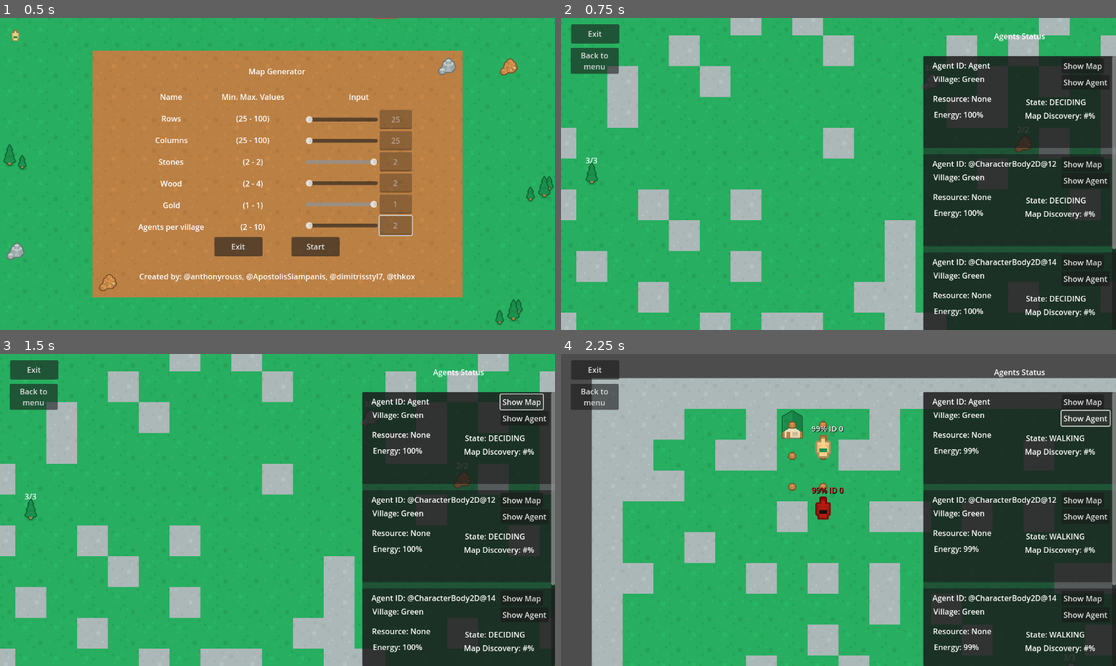
Above: before the commit, frames 1-4 (two rows, left to right).
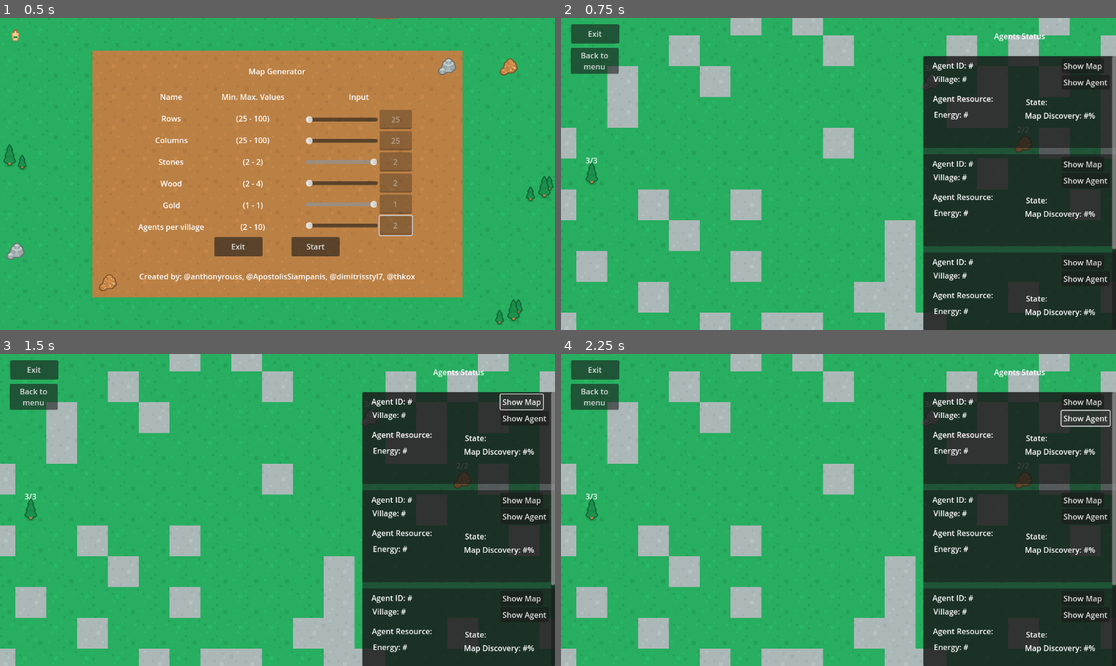
Above: after the commit, the same moments.

Repository: ApostolisSiampanis/intelligent-agents
Game: Godot game, scene res://scenes/input_screen.tscn
Same seed, same stepped clock (60 frames per second), same inputs: the game is played once before the commit and once after it.
Inputs:
- Up to frame 1 (0.5 s): no input
- Up to frame 2 (0.75 s): click "Start" at 0.5 s
- Up to frame 3 (1.5 s): click "Show Map" at 1.25 s
- Up to frame 4 (2.25 s): click "Show Agent" at 2 s

Frame 1 is identical in both runs. In frame 2, 1.3% of the frame differs, in the area x 66-95%, y 14-95%; in frame 3, 1.3%; in frame 4, 42%, in the area x 0-100%, y 0-100%.
Error after the commit: Parse Error: Could not find type "Village" in the current scope. (res://scripts/agent.gd:64)

Commit message:
Refactor agent
- Create chromosome class
- Utilize CommonVariables.TileType enum

Co-Authored-By: Apostolis Siampanis <75365398+ApostolisSiampanis@users.noreply.github.com>

Diff:
--- a/scripts/agent.gd
+++ b/scripts/agent.gd
@@ -1,43 +1,90 @@
 extends CharacterBody2D
 
+class_name Agent
+
+class Chromosome:
+	var bits: String
+	var energy_loss_value: int
+	var energy_gain_value: int
+	var speed: int
+	var wood_carry_capacity: int
+	var stone_carry_capacity: int
+	var gold_carry_capacity: int
+
+	func _init(bits: String):
+		self.bits = bits
+		decode()
+
+	func decode():
+		"""
+			Method to decode chromosome and initialize its state
+		"""
+
+		energy_loss_value = 1 if bits[1] == "0" else 2
+		energy_gain_value = 5 if bits[2] == "0" else 10
+		speed = 300 if bits[3] == "0" else 350
+		gold_carry_capacity = 1 if get_carry_capacity_bits(Village.ResourceType.GOLD) == "0" else 3
+
+		var wood_bits = get_carry_capacity_bits(Village.ResourceType.WOOD)
+		match wood_bits:
+			"00": wood_carry_capacity = 10
+			"01": wood_carry_capacity = 20
+			"10": wood_carry_capacity = 30
+			"11": wood_carry_capacity = 40
+
+		var stone_bits = get_carry_capacity_bits(Village.ResourceType.STONE)
+		match stone_bits:
+			"00": stone_carry_capacity = 5
+			"01": stone_carry_capacity = 10
+			"10": stone_carry_capacity = 15
+			"11": stone_carry_capacity = 20
+
+	func get_carry_capacity_bits(resource: Village.ResourceType) -> String:
+		match resource:
+			Village.ResourceType.WOOD: return bits.substr(4,2)
+			Village.ResourceType.STONE: return bits.substr(6,2)
+			Village.ResourceType.GOLD: return bits[8]
+		return ""
+
+class CarryingResource:
+	var type: Village.ResourceType
+	var quantity: int
+
+	func _init(type: Village.ResourceType, quantity: int):
+		self.type = type
+		self.quantity = quantity
 
 @onready var label = $Label
-
-
 @export var id: int
+
 var available_for_knowledge_exchange := true
 
-var chromosome: String
+var chromosome: Chromosome
+@export var bits: String
+var village: Village
+
 var knowledge_ver := 1
 var agent_knowledge_vers := {}
 var has_new_knowledge := true
 
-const SPEED: int = 150
-
-var timer: Timer
-var game_manager
-var tile_map: TileMap
+# TODO: Remove
+#var timer: Timer
+@onready var timer = %Timer
+
+#var game_manager: GameManager
+@onready var game_manager = %GameManager
+
+#var tile_map: TileMap
+@onready var tile_map = %TileMap
+
 var energy := MAX_ENERGY_LEVEL
 const MAX_ENERGY_LEVEL := 100
 const SPAWN_REFILL_ENERGY_THRESHOLD := MAX_ENERGY_LEVEL / 2
 const RETURN_TO_SPAWN_ENERGY_THRESHOLD := MAX_ENERGY_LEVEL / 3
-const ENERGY_LOSS_VALUE := 1
-const ENERGY_GAIN_VALUE := 10
 
 var village_type = "Green"
 
-var current_goal_type := "stone"
-
-# TODO: Replace with genetic algorithm's data
-var carrying_resource_quantity = 5
-
-class CarryingResource:
-	var type: String
-	var quantity: int
-
-	func _init(type, quantity):
-		self.type = type
-		self.quantity = quantity
+var current_goal: CommonVariables.TileType
 
 var current_carrying_resource: CarryingResource
 
@@ -63,11 +110,17 @@
 var not_visited = []
 var visited = []
 
-var spawn_tile_type: String
+var spawn_tile_type: CommonVariables.TileType
 
 func _on_ready():
+
+	# TODO: Remove
+	chromosome = Chromosome.new(bits)
+	village = game_manager.get_village(self)
+	village.set_target_resource_quantity({'wood': 10, 'stone': 30, 'gold': 5})
+
 	var current_tile_pos = tile_map.local_to_map(position)
-	spawn_tile_type = get_tile_type(current_tile_pos)
+	spawn_tile_type = CommonVariables.get_tile_type(get_tile_type_str(current_tile_pos))
 	valuable_tile_point_ids[spawn_tile_type] = get_point_id(current_tile_pos)
 
 	label.text = str(energy) + "%"
@@ -77,6 +130,8 @@
 
 	# Initialize AStar
 	astar = AStar2D.new()
+
+	current_goal = CommonVariables.TileType.STONE
 
 	# Initialize not_visited tiles
 	not_visited.append(current_tile_pos)
@@ -97,10 +152,15 @@
 	for i in range(tiles.size()):
 		if tiles[i].type == "wall":
 			continue
-		if tiles[i].type == current_goal_type:
+
+		var adj_tile_type = CommonVariables.get_tile_type(tiles[i].type)
+		if adj_tile_type == current_goal:
 			walkable_tiles.push_front(tiles[i])
 		elif !visited.has(tiles[i].position):
 			walkable_tiles.append(tiles[i])
+
+		if adj_tile_type in [CommonVariables.TileType.WOOD, CommonVariables.TileType.STONE, CommonVariables.TileType.GOLD] && !has_valuable_tile(tiles[i].position, adj_tile_type):
+			update_valuable_tiles(tiles[i].position, adj_tile_type, true)
 	return walkable_tiles
 
 func calculate_destination(current_tile_position, next_tile_position):
@@ -115,19 +175,19 @@
 	return available_tile_steps.has(tile_dif)
 
 func walk(delta):
-	position = position.move_toward(destination_pos, SPEED * delta)
+	position = position.move_toward(destination_pos, chromosome.speed * delta)
 	if Vector2i(position.x, position.y) == destination_pos:
 		current_state = State.DECIDING
 
 func decide():
 	var current_tile_pos = tile_map.local_to_map(position)
-	var tile_type = get_tile_type(current_tile_pos)
+	var tile_type = CommonVariables.get_tile_type(get_tile_type_str(current_tile_pos))
 
 	if is_backtracking && astar_path_queue.is_empty():
 		is_backtracking = false
 		choose_search_algorithm()
 
-	var goal_reached = tile_type == current_goal_type
+	var goal_reached = tile_type == current_goal
 
 	if current_search_algorithm == SearchAlgorithm.EXPLORE:
 		if has_new_knowledge:
@@ -137,23 +197,15 @@
 	elif current_search_algorithm == SearchAlgorithm.ASTAR:
 		goal_reached = goal_reached && astar_path_queue.is_empty()
 
-	if goal_reached:
-		if get_point_id(current_tile_pos) == valuable_tile_point_ids[spawn_tile_type]:
-			# TODO: Check if the agent has any resources to leave at spawn
-			if energy <= SPAWN_REFILL_ENERGY_THRESHOLD:
-				current_state = State.REFILLING
-				return
-
 	redefine_goal(goal_reached)
+
+	if current_state != State.DECIDING: return
 
 	match current_search_algorithm:
 		SearchAlgorithm.EXPLORE: explore(current_tile_pos)
 		SearchAlgorithm.ASTAR: use_astar(current_tile_pos)
 
-	if current_goal_type.is_empty():
-		current_state = State.IDLE
-	else:
-		current_state = State.WALKING
+	current_state = State.WALKING
 
 func explore(current_tile_pos: Vector2i):
 	var next_tile_pos = not_visited.pop_front()
@@ -191,7 +243,6 @@
 	if next_tile_pos == null:
 		print("I don't have anything to explore")
 		# TODO: Change goal based on team goals
-		change_goal("")
 		return
 
 	if is_one_step_away(tile_map.local_to_map(position), next_tile_pos):
@@ -210,7 +261,7 @@
 		if is_backtracking:
 			target_tile_id = get_point_id(not_visited[0])
 		else:
-			target_tile_id = find_closest_tile_id(current_tile_pos, current_goal_type)
+			target_tile_id = find_closest_tile_id(current_tile_pos, current_goal)
 
 		astar_path_queue = astar.get_id_path(get_point_id(current_tile_pos), target_tile_id).slice(1)
 
@@ -222,28 +273,34 @@
 	return vector.x * CommonVariables.MAX_Y + vector.y
 
 func redefine_goal(goal_reached: bool):
-	if goal_reached:
-		# TODO: Change goal based on team goals
-		if current_goal_type == "stone" && current_carrying_resource:
+	if !goal_reached: return
+
+	# If the agent is at spawn, blah
+	if current_goal == CommonVariables.TileType.VILLAGE:
+
+		# Drop any carrying resources
+		if current_carrying_resource:
+			print("Drop resource: " + str(current_carrying_resource.quantity) + " " + str(current_carrying_resource.type))
+			game_manager.drop_resource(self)
+
+		# Check if agent needs to refill
+		if energy <= SPAWN_REFILL_ENERGY_THRESHOLD:
+			current_state = State.REFILLING
+			return
+
+		game_manager.assign_resource_goal(self)
+	else:
+		if current_carrying_resource:
 			change_goal(spawn_tile_type)
 		else:
-			if current_carrying_resource:
-				print("Leave behind: " + str(current_carrying_resource.quantity) + " " + str(current_carrying_resource.type))
-				current_carrying_resource = null
-			change_goal("stone")
-		return
-
-func change_goal(goal_type: String):
-	if goal_type == null || goal_type.is_empty():
-		current_goal_type = ""
-		choose_search_algorithm()
-		return
-
-	current_goal_type = goal_type
+			choose_search_algorithm()
+
+func change_goal(goal_type: CommonVariables.TileType):
+	current_goal = goal_type
 	choose_search_algorithm()
 
 func choose_search_algorithm():
-	if current_goal_type == null || current_goal_type.is_empty():
+	if current_goal == null:
 		current_search_algorithm = SearchAlgorithm.NONE
 		return
 
@@ -252,18 +309,18 @@
 		return
 
 	# Choose EXPLORE algorithm if the current_goal_type doesn't exist or all the tiles do not have available loot
-	if !valuable_tile_point_ids.has(current_goal_type):
+	if !valuable_tile_point_ids.has(current_goal):
 		current_search_algorithm = SearchAlgorithm.EXPLORE
 		has_new_knowledge = true
 		return
 
-	if current_goal_type == spawn_tile_type:
+	if current_goal == spawn_tile_type:
 		current_search_algorithm = SearchAlgorithm.ASTAR
 		return
 
 	var has_available_point = false
-	for point in valuable_tile_point_ids[current_goal_type].keys():
-		if valuable_tile_point_ids[current_goal_type][point] == true:
+	for point in valuable_tile_point_ids[current_goal].keys():
+		if valuable_tile_point_ids[current_goal][point] == true:
 			has_available_point = true
 			break
 
@@ -271,12 +328,12 @@
 	if current_search_algorithm == SearchAlgorithm.EXPLORE:
 		has_new_knowledge = true
 
-func get_tile_type(current_tile_pos: Vector2i):
+func get_tile_type_str(current_tile_pos: Vector2i):
 	var tile_data = tile_map.get_cell_tile_data(1, current_tile_pos)
 	if tile_data == null: tile_data = tile_map.get_cell_tile_data(0, current_tile_pos)
 	return tile_data.get_custom_data("type")
 
-func update_valuable_tiles(current_tile_pos: Vector2i, tile_type: String, is_available: bool):
+func update_valuable_tiles(current_tile_pos: Vector2i, tile_type: CommonVariables.TileType, is_available: bool):
 	var current_tile_point_id = get_point_id(current_tile_pos)
 	var tile = {
 		current_tile_point_id: is_available
@@ -286,9 +343,10 @@
 	else:
 		valuable_tile_point_ids[tile_type].merge(tile, true)
 
-func has_valuable_tile(resource_tile_pos, resource_type):
-	if !valuable_tile_point_ids.has(resource_type): return false
-	return valuable_tile_point_ids[resource_type].keys().has(get_point_id(resource_tile_pos))
+func has_valuable_tile(tile_pos, tile_type: CommonVariables.TileType):
+	var tile_type_s = CommonVariables.TileType.find_key(tile_type)
+	if !valuable_tile_point_ids.has(tile_type_s): return false
+	return valuable_tile_point_ids[tile_type_s].keys().has(get_point_id(tile_pos))
 
 func _on_timer_timeout():
 	#print("ID " + str(id) + " AStar: " + str(astar.get_point_ids()))
@@ -296,13 +354,13 @@
 	if !available_for_knowledge_exchange:
 		available_for_knowledge_exchange = !available_for_knowledge_exchange
 	if current_state == State.REFILLING:
-		var new_energy = energy + ENERGY_GAIN_VALUE
+		var new_energy = energy + chromosome.energy_gain_value
 		energy = MAX_ENERGY_LEVEL if new_energy > MAX_ENERGY_LEVEL else new_energy
 		if energy == MAX_ENERGY_LEVEL:
 			current_state = State.DECIDING
 	else:
-		energy -= ENERGY_LOSS_VALUE
-		if current_goal_type != spawn_tile_type && energy <= RETURN_TO_SPAWN_ENERGY_THRESHOLD:
+		energy -= chromosome.energy_loss_value
+		if current_goal != spawn_tile_type && energy <= RETURN_TO_SPAWN_ENERGY_THRESHOLD:
 			change_goal(spawn_tile_type)
 
 	label.text = str(energy) + "% ID " + str(id)
@@ -310,7 +368,7 @@
 	if energy <= 0:
 		queue_free()
 
-func find_closest_tile_id(current_tile_pos: Vector2i, tile_goal_type: String):
+func find_closest_tile_id(current_tile_pos: Vector2i, tile_goal_type: CommonVariables.TileType):
 	"""
 		Returns the closest tile id based on AStar knowledge
 
@@ -363,14 +421,18 @@
 	return closest_tile_point["id"]
 
 func on_resource_interact(resource):
-	if current_goal_type == resource.type && current_carrying_resource == null:
-		var loot_quantity = resource.loot(carrying_resource_quantity)
+	if current_goal == resource.type && !current_carrying_resource:
+		var carry_capacity = 0
+		match resource.type:
+			CommonVariables.TileType.WOOD: carry_capacity = chromosome.wood_carry_capacity
+			CommonVariables.TileType.STONE: carry_capacity = chromosome.stone_carry_capacity
+			CommonVariables.TileType.GOLD: carry_capacity = chromosome.gold_carry_capacity
+
+		var loot_quantity = resource.loot(carry_capacity)
 		var current_tile_pos = tile_map.local_to_map(position)
 
 		if resource.current_quantity == 0:
 			update_valuable_tiles(current_tile_pos, resource.type, false)
-		elif !has_valuable_tile(current_tile_pos, resource.type):
-			update_valuable_tiles(current_tile_pos, resource.type, true)
 
 		if loot_quantity > 0:
 			current_carrying_resource = CarryingResource.new(resource.type, loot_quantity)
